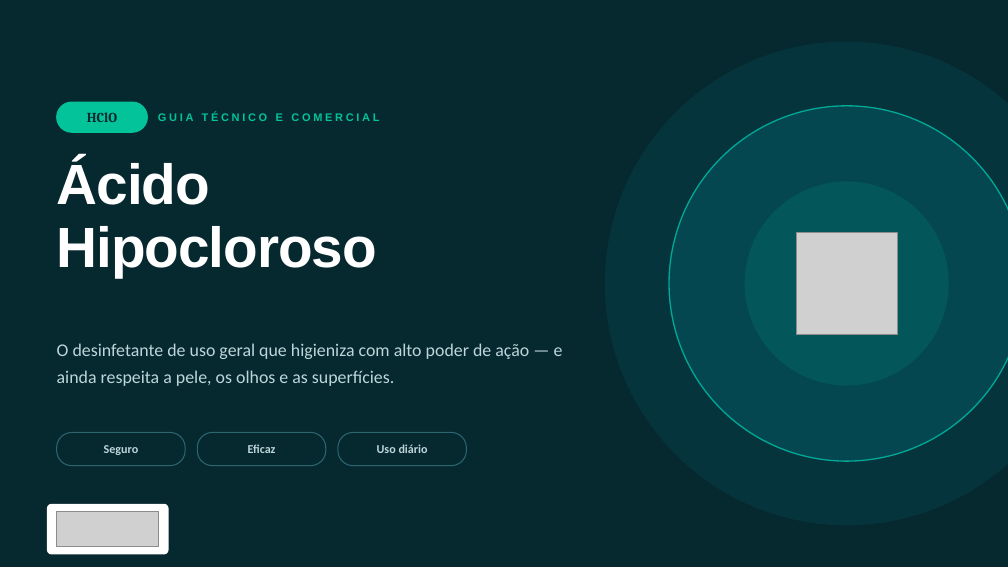
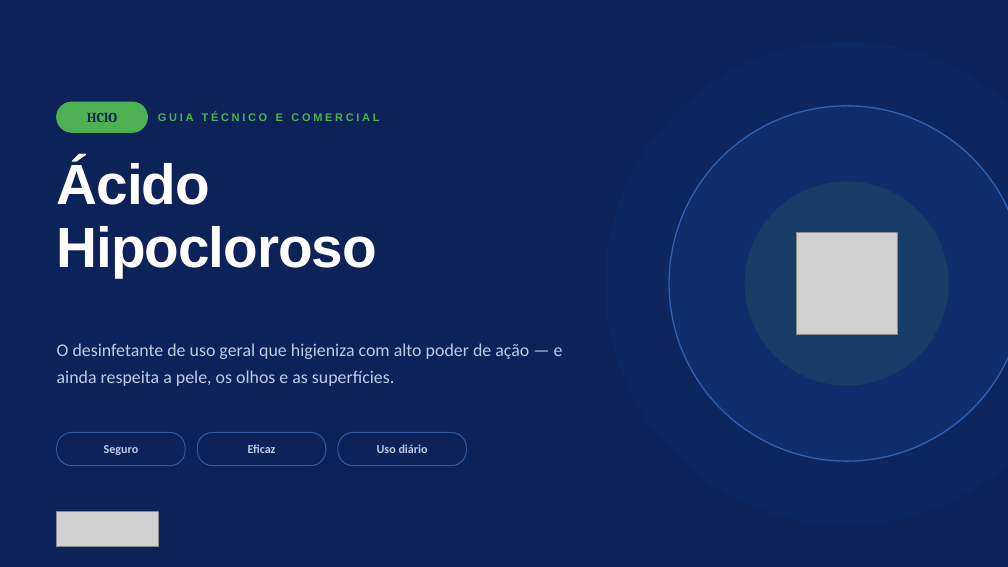
Before and after one commit to eglisbandeira40/Victor, a slide deck: slide 1 of apresentacao/Acido-Hipocloroso-Apresentacao.pptx. Drawn at 1008x567 pixels with LibreOffice and Linux fonts; fonts in the diff are those of the drawing; grey boxes stand for pictures. Boxes give left, top, right and bottom in pixels: in the first picture for what was removed or moved away, otherwise in the second. Text is boxed around its words. In the diff, an @@ line names an element or a change of style, - is before the commit and + after.

```diff
--- a/apresentacao/Acido-Hipocloroso-Apresentacao.pptx
+++ b/apresentacao/Acido-Hipocloroso-Apresentacao.pptx
@@ background #06282F to #0C2259 @@
@@ ellipse at [605,42,1008,526]: fill #028090 at 14% opacity to #17418C at 14% opacity @@
@@ text "HClO" at [87,112,117,122]: text colour #06282F to #0C2259 @@
@@ rounded rectangle at [57,102,147,132]: fill #02C39A to #4CB152; outline #02C39A 1 pt to #4CB152 1 pt @@
@@ text "GUIA TÉCNICO E COMERCIAL" at [158,113,379,121]: text colour #02C39A to #4CB152 @@
@@ ellipse at [669,106,1008,461]: fill #028090 at 26% opacity to #17418C at 26% opacity; outline #00A896 1.25 pt to #2E5FB0 1.25 pt @@
@@ ellipse at [745,181,949,386]: fill #02C39A at 12% opacity to #4CB152 at 12% opacity @@
@@ text colour #BCD6DA to #BFCCE6 in 4 elements at [57,343,563,386], [104,445,139,455], [248,444,276,453], [377,444,428,453] @@
@@ outline #2C6672 1 pt to #3358A0 1 pt in 3 elements at [57,433,185,466], [197,433,326,466], [338,433,467,466] @@
@@ rounded rectangle removed at [47,504,169,554] @@
```
Also in this commit, not shown: 10 other slides changed, 3 other files.
